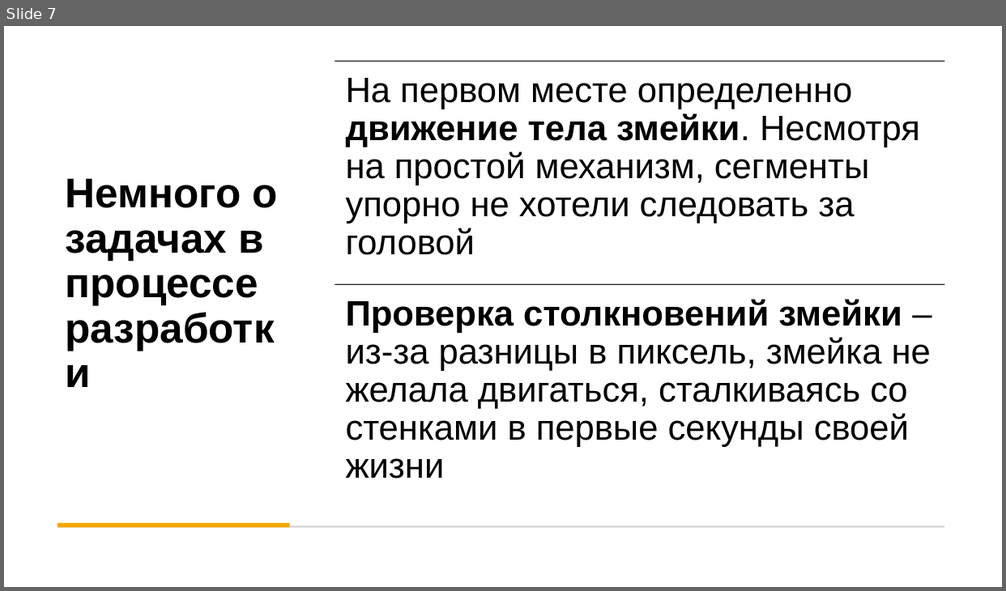
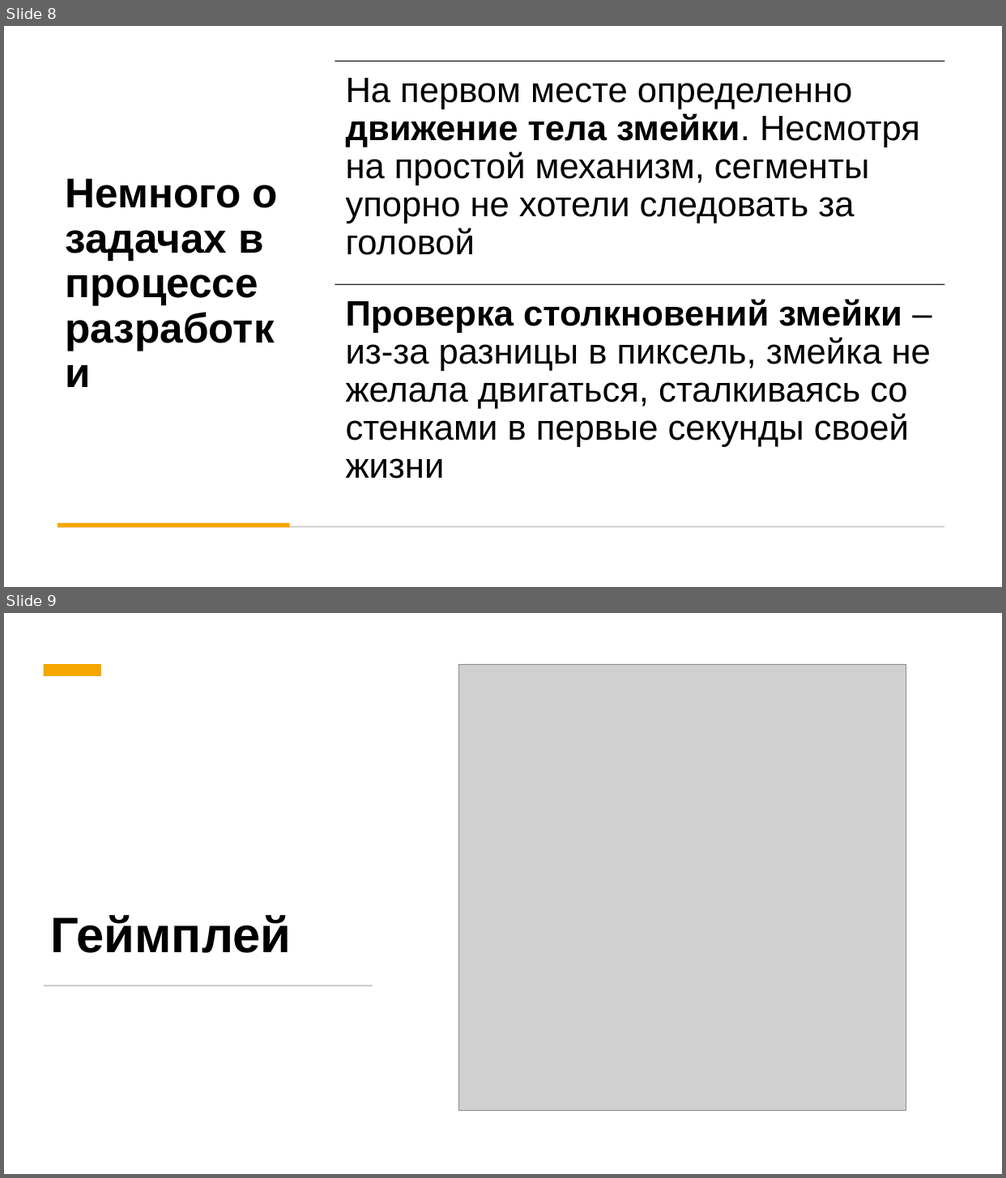
Before and after one commit to zarex1111/Snake_game, a slide deck: Змейка.pptx. Shown one above the other, each under a label of ours: slide 7 before the commit, slides 8 and 9 after it. The pictures are 1006x591 and 1006x1178 pixels, drawn with LibreOffice and Linux fonts; fonts in the diff are those of the drawing; grey boxes stand for pictures. Boxes give left, top, right and bottom in pixels: in the first picture for what was removed or moved away, otherwise in the second. Text is boxed around its words. In the diff, an @@ line names an element or a change of style, - is before the commit and + after.

```diff
--- a/Змейка.pptx
+++ b/Змейка.pptx
@@ slide 9 added at [4, 613, 1002, 1174], background #FFFFFF @@
@@ rectangle added at [4, 613, 1002, 1174], fill #FFFFFF @@
@@ rectangle added at [44, 664, 101, 676], fill #F5A700 @@
@@ picture added at [459, 664, 906, 1111] @@
@@ rectangle added at [58, 739, 953, 1050], fill #FFFFFF, outline #E9E9E9 1 pt @@
@@ title added at [51, 915, 292, 953], 48 pt, text #000000, bold @@
+Геймплей
@@ rectangle added at [44, 985, 373, 986], fill #C9C9C9 @@
@@ what was slide 7 is now slide 8 @@
```
Also in this commit, not shown: 3 other slides added.
